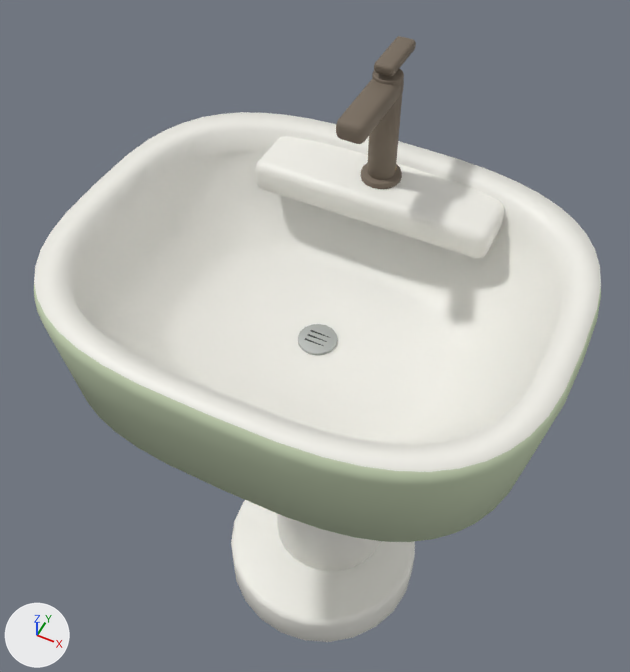
One commit to the glTF model public/models/furniture/pedestal-sink.glb: the scene before it, then after it.
Both versions are drawn from a 50 mm lens placed at (0.323, -0.654, 1.436), pointed at (-0.04, 0.072, 0.529). Lighting does not change. The marker at lower left points along +X, +Y and +Z. The first picture is the older version. Vertices at exactly the same position are counted once.

Before the edit, the objects in view are built like this:
```python
me_cone_115 = bpy.data.meshes.new('Cone.115')
me_cone_115.from_pydata(...)  # 1536 vertices, 3016 faces; spans x -0.31..0.31, y -0.25..0.25, z 0.0..0.91
# faces by material slot: [1186, 334, 188, 752, 496, 60]
me_cone_115.materials.append(mat_warm_porcelain)  # white #f1f0e8
me_cone_115.materials.append(mat_variant_surface)  # pale green #c5d3b3
me_cone_115.materials.append(mat_brushed_steel)  # grey #b8bcb8
me_cone_115.materials.append(mat_aged_bronze)  # brown #7c6f61
me_cone_115.materials.append(mat_joinery_aged_brass)  # brown #ac9365
me_cone_115.materials.append(mat_recess_shadow_detail)  # dark grey #424844
ob_pedestal_sink = bpy.data.objects.new('pedestal-sink', me_cone_115)
ob_pedestal_sink.location = (0.0, 0.0, 0.0)
```
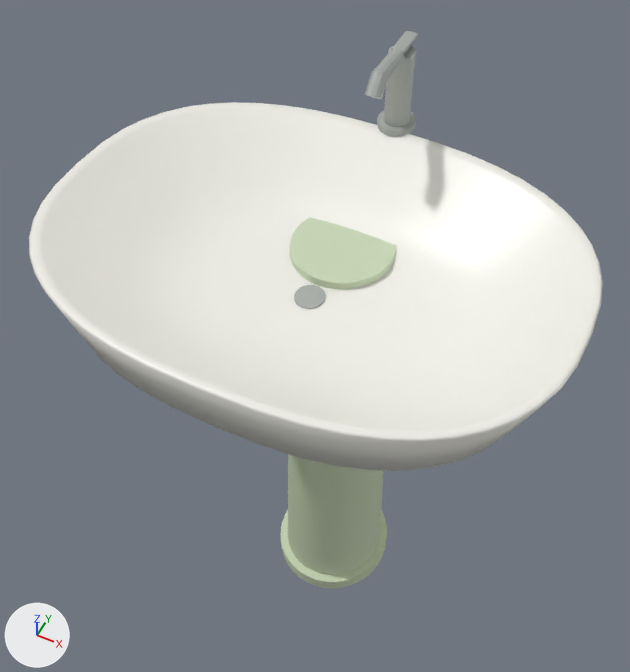
Boxes [x1, y1, x2, y2] around the edits, measured in the pictures (630 x 672 px):
'pedestal-sink', reshaped (8% shorter)
    before: [34, 36, 601, 642]
    after: [29, 31, 603, 588]
part 1 of me_cone_115, added (pale green)
    after: [288, 217, 396, 575]
part 2 of me_cone_115, added
    after: [281, 510, 387, 588]
part 3 of me_cone_115, added
    after: [294, 285, 325, 309]
part 4 of me_cone_115, added
    after: [377, 111, 416, 137]
part 5 of me_cone_115, added
    after: [384, 46, 416, 127]
part 6 of me_cone_115, rebuilt (14% shorter)
    before: [34, 112, 601, 542]
    after: [29, 102, 603, 471]
part 7 of me_cone_115, added
    after: [392, 31, 419, 54]
part 8 of me_cone_115, added
    after: [365, 49, 405, 100]
part 9 of me_cone_115, deleted
    before: [231, 79, 505, 642]
part 10 of me_cone_115, deleted (brown)
    before: [367, 36, 416, 180]

What changed in the scene script:
```text
Change me_cone_115:
    used by ob_pedestal_sink; location = (0.0, 0.0, 0.0)
    remove me_cone_115.from_pydata(...)  # 1536 vertices, 3016 faces; spans x -0.31..0.31, y -0.25..0.25, z 0.0..0.91
    add me_cone_115.from_pydata(...)  # 912 vertices, 1780 faces; spans x -0.31..0.31, y -0.25..0.25, z 0.0..0.91
    me_cone_115 part 1: a new loose piece, a 48-sided cut cone along z (radius 0.083 by 0.088 at the low end, 0.064 by 0.068 at the high end) spanning x -0.083..0.083, y -0.018..0.157, z 0.0..0.718, in mat_variant_surface (pale green #c6d4b4)
    me_cone_115 part 2: a new loose piece, a 48-sided cylinder along z spanning x -0.095..0.095, y -0.031..0.169, z 0.0..0.024, in mat_variant_surface (pale green #c6d4b4)
    me_cone_115 part 3: a new loose piece, a 32-sided cylinder along z spanning x -0.018..0.018, y -0.0396..-0.0016, z 0.7084..0.7104, in mat_brushed_steel (grey #b9bdb9)
    me_cone_115 part 4: a new loose piece, a 32-sided cylinder along z spanning x -0.024..0.024, y 0.1946..0.2453, z 0.7968..0.8048, in mat_brushed_steel (grey #b9bdb9)
    me_cone_115 part 5: a new loose piece, a 32-sided cylinder along z spanning x -0.016..0.016, y 0.203..0.237, z 0.801..0.897, in mat_brushed_steel (grey #b9bdb9)
    me_cone_115 part 6: the loose piece of 384 vertices spanning x -0.31..0.31, y -0.25..0.25, z 0.578..0.754 is rebuilt with 336 vertices and now spans x -0.31..0.31, y -0.25..0.209, z 0.698..0.799, in mat_warm_porcelain (white #f1f0e9)
    me_cone_115 part 7: a new loose piece of 56 vertices spanning x -0.008..0.008, y 0.205..0.25, z 0.903..0.908, in mat_brushed_steel (grey #b9bdb9)
    me_cone_115 part 8: a new loose piece of 48 vertices spanning x -0.01..0.01, y 0.13..0.229, z 0.864..0.91, in mat_brushed_steel (grey #b9bdb9)
    me_cone_115 part 9: 11 loose pieces with 960 vertices, spanning x -0.16..0.16, y -0.135..0.23, z 0.0..0.887, are deleted
    me_cone_115 part 10
    192 vertices are removed from x -0.018..0.018, y 0.162..0.233, z 0.735..0.91
    376 faces are deleted
    other edits to the shape of me_cone_115 do not show in these pictures
```
